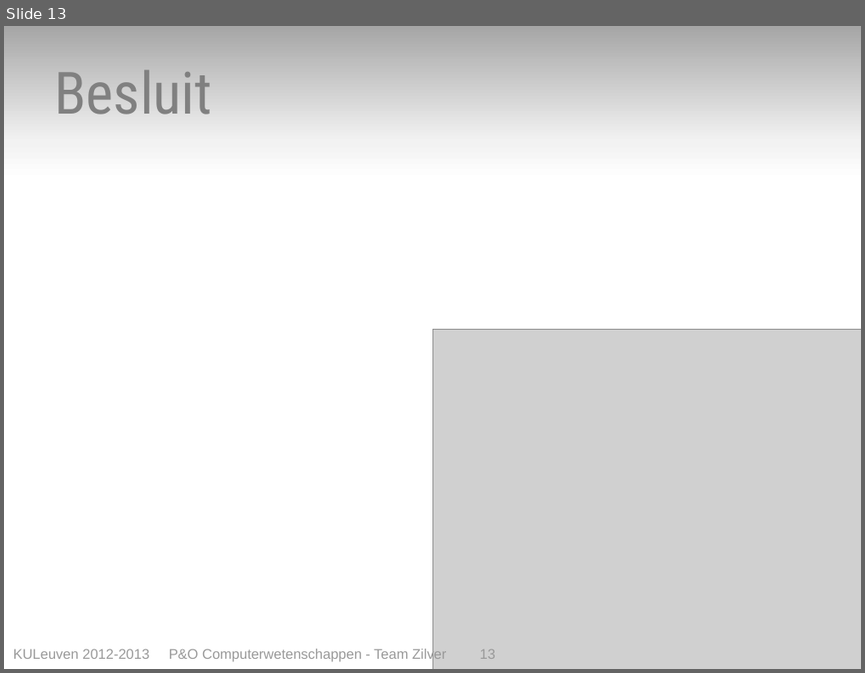
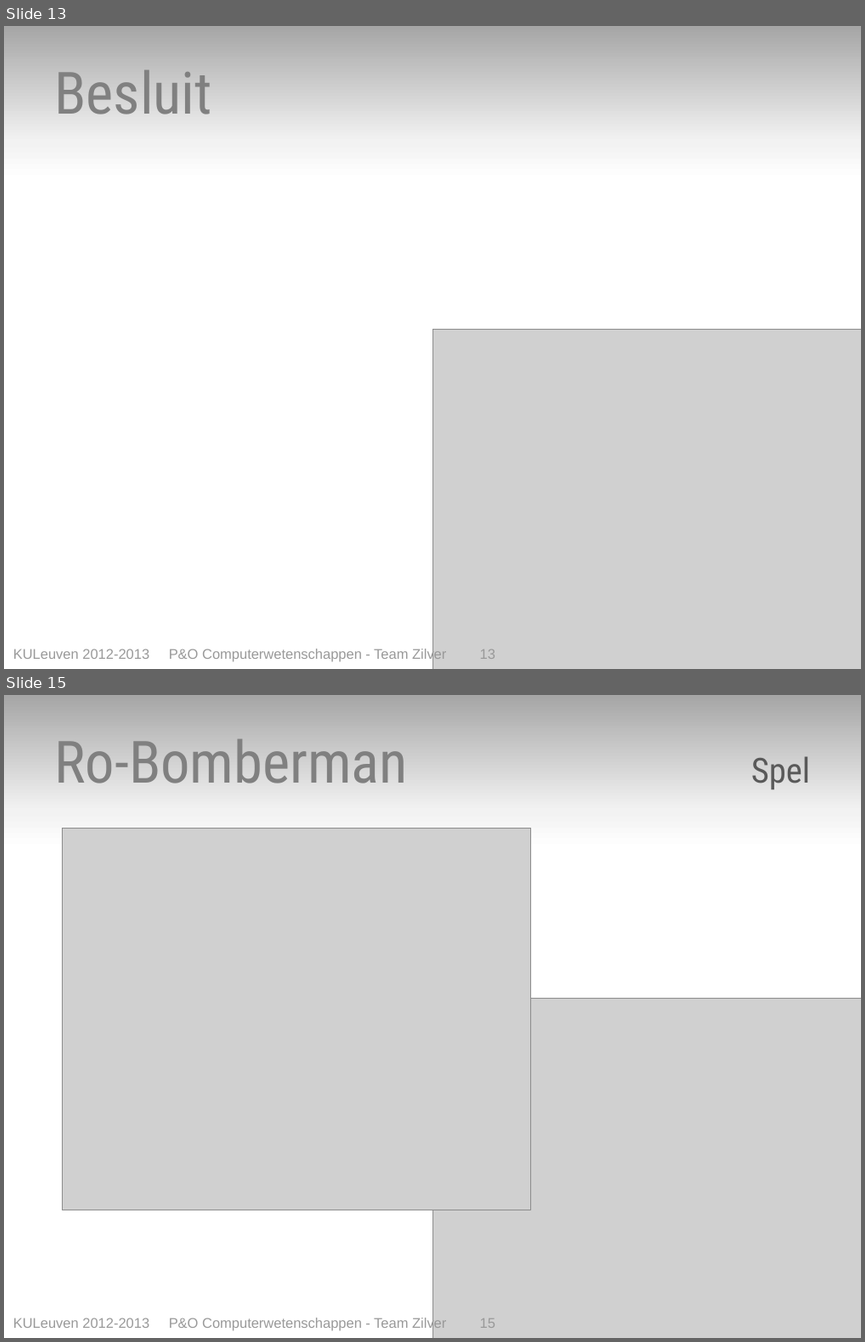
Before and after one commit to toonn/SilverSurfer, a slide deck: SilverSurferVerslag/Presentatie Eind/Presentatie eindverslag - team zilver.pptx. Shown one above the other, each under a label of ours: slide 13 before the commit, slides 13 and 15 after it; the slides between them are not shown. The pictures are 865x673 and 865x1342 pixels, drawn with LibreOffice and Linux fonts; fonts in the diff are those of the drawing; grey boxes stand for pictures. Boxes give left, top, right and bottom in pixels: in the first picture for what was removed or moved away, otherwise in the second. Text is boxed around its words. In the diff, an @@ line names an element or a change of style, - is before the commit and + after.

Commit message:
Ro-Bomberman toegevoegd aan presentatie

```diff
--- a/SilverSurferVerslag/Presentatie Eind/Presentatie eindverslag - team zilver.pptx
+++ b/SilverSurferVerslag/Presentatie Eind/Presentatie eindverslag - team zilver.pptx
@@ slide 15 added at bbox=[4, 695, 861, 1338], background gradient #A6A6A6 to #F2F2F2 to #FFFFFF @@
@@ text added at bbox=[54, 739, 810, 789], 54 pt, text #808080 @@
+Ro-Bomberman Spel
@@ picture added at bbox=[63, 828, 530, 1210] @@
@@ picture added at bbox=[433, 998, 861, 1338] @@
@@ text added at bbox=[13, 1316, 495, 1331], 13 pt, text #999999 @@
+KULeuven 2012-2013 P&O Computerwetenschappen - Team Zilver 15
```
Also in this commit, not shown: 1 slide changed, 2 other slides added.
